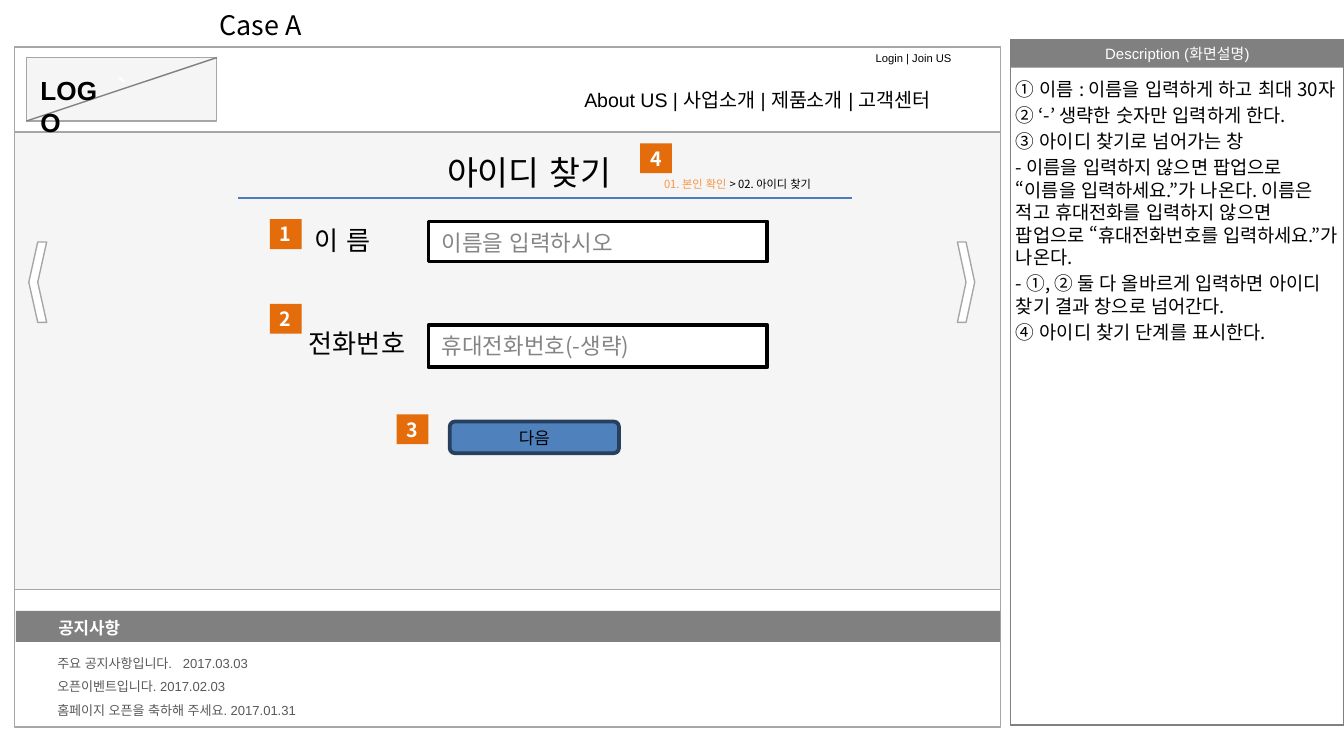
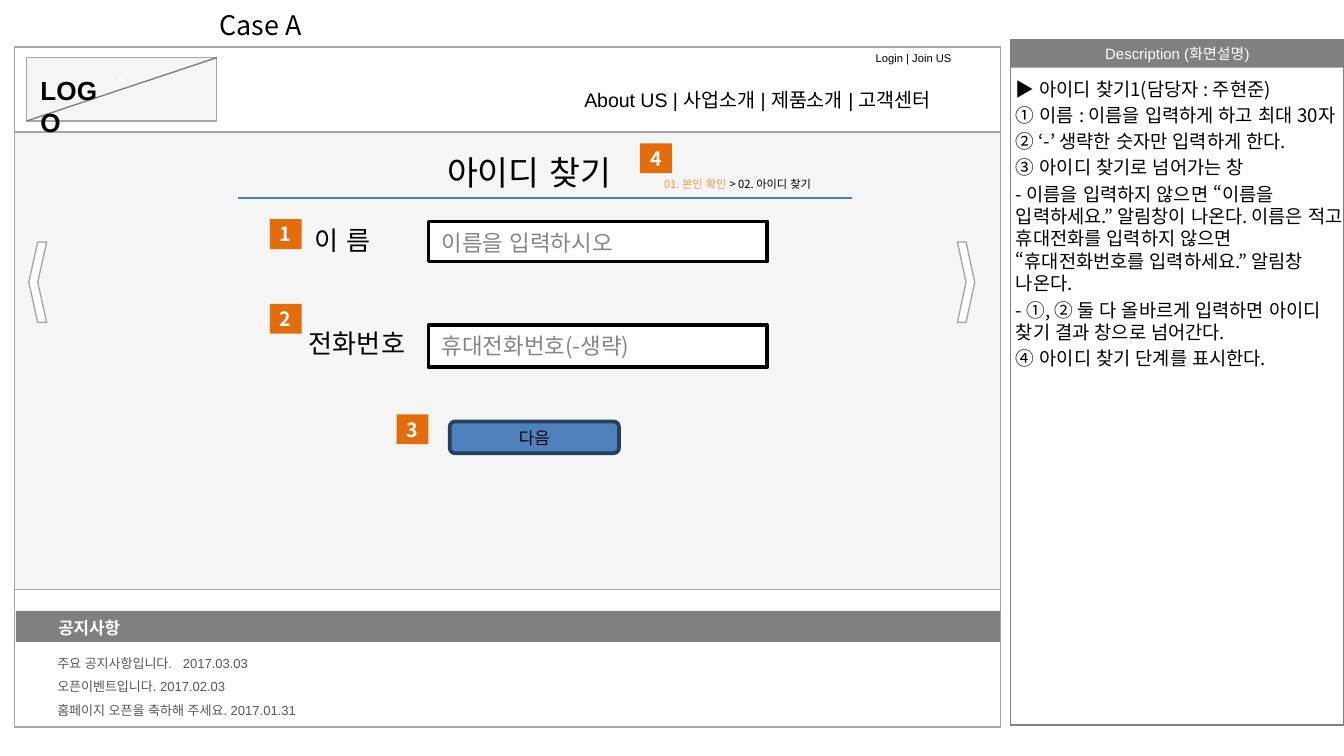
Before and after one commit to moim5/moida-general, a slide deck: slide 2 of documents/storyBoard/JuHyenjun/jhj_Story_Board.pptx. Drawn at 1344x756 pixels with LibreOffice and Linux fonts; fonts in the diff are those of the drawing. Boxes give left, top, right and bottom in pixels: in the first picture for what was removed or moved away, otherwise in the second. Text is boxed around its words. In the diff, an @@ line names an element or a change of style, - is before the commit and + after.

```diff
--- a/documents/storyBoard/JuHyenjun/jhj_Story_Board.pptx
+++ b/documents/storyBoard/JuHyenjun/jhj_Story_Board.pptx
@@ text at [1040,80,1271,100]: paragraph added @@
+▶ 아이디 찾기1(담당자 : 주현준)
@@ text at [1016,185,1342,292]: text changed @@
-- 이름을 입력하지 않으면 팝업으로 “이름을 입력하세요.”가 나온다. 이름은 적고 휴대전화를 입력하지 않으면 팝업으로 “휴대전화번호를 입력하세요.”가 나온다.
+- 이름을 입력하지 않으면 “이름을 입력하세요.” 알림창이 나온다. 이름은 적고 휴대전화를 입력하지 않으면 “휴대전화번호를 입력하세요.” 알림창 나온다.
```
Also in this commit, not shown: 6 other slides changed, 4 slides added, 2 slides removed.
